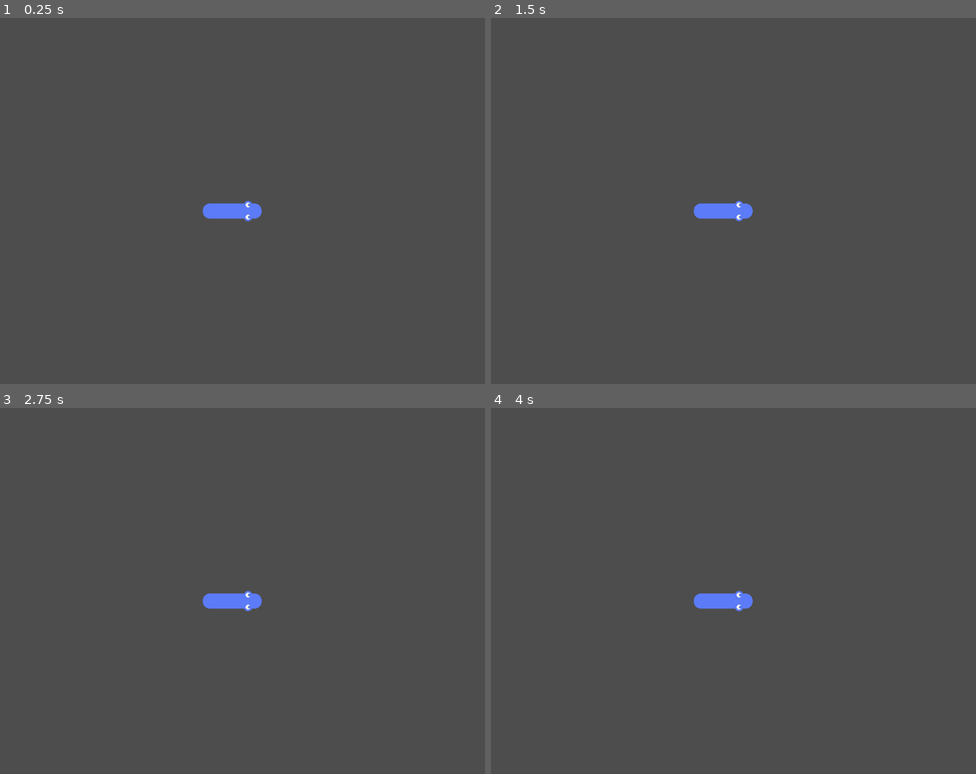
Above: before the commit, frames 1-4 (two rows, left to right).
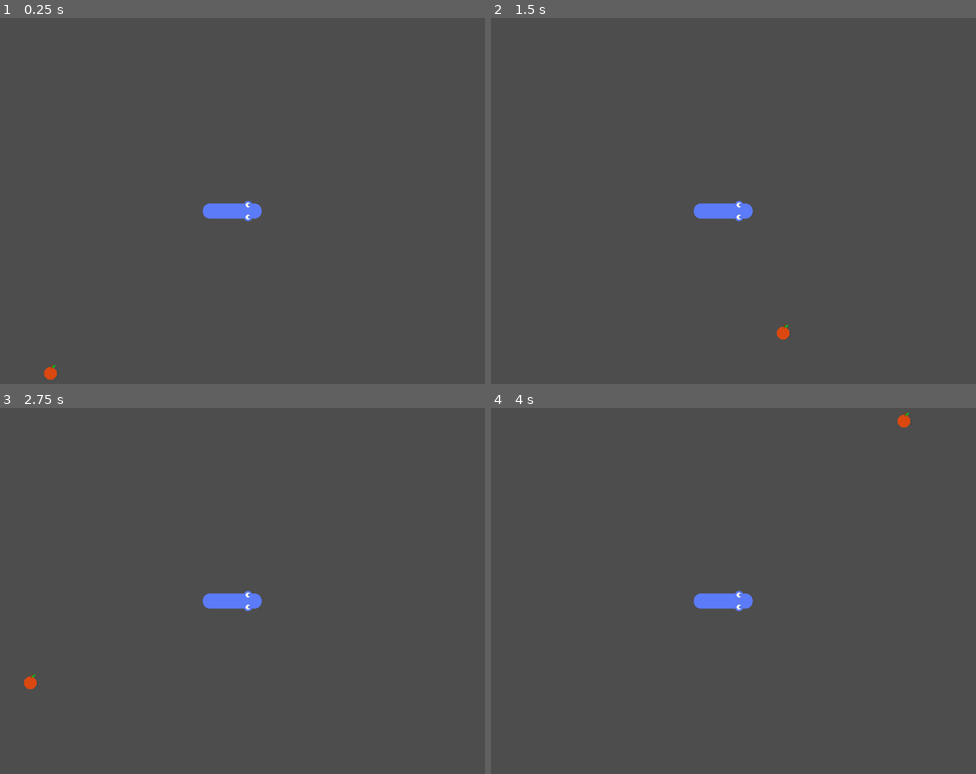
Above: after the commit, the same moments.

Repository: Lmedeiros-leiman/GodotSnakeGame
Game: Godot game, scene res://main.tscn
Same seed, same stepped clock (60 frames per second), same inputs: the game is played once before the commit and once after it.
Inputs:
- Up to frame 1 (0.25 s): no input
- Up to frame 2 (1.5 s): tap Enter at 0.5 s; tap Space at 1.25 s
- Up to frame 3 (2.75 s): no input
- Up to frame 4 (4 s): tap Enter at 2.75 s; tap Space at 3.5 s

The runs differ from the first frame. In frame 1, less than 0.1% of the frame differs, in the area x 9-13%, y 94-99%; in frame 2, less than 0.1%; in frame 3, less than 0.1%, in the area x 4-8%, y 72-77%; in frame 4, less than 0.1%.

Commit message:
adicionado codigo para maca

Diff:
--- a/Node2D.gd
+++ b/Node2D.gd
@@ -50,10 +50,49 @@
 			grid[x].append(null)
 
 	#
-	# players player on the center.
+	# creates player on the center.
 	grid[ (grid.size()/2)   ][ (grid[grid.size()/2].size()/2) ] = "snakefacerigth"
 	grid[grid.size()/2 -1][grid[grid.size()/2].size()/2] = "snakebodyhorizontal"
 	grid[grid.size()/2 -2][grid[grid.size()/2].size()/2] = "snakeendright"
+
+
+func add_apple() -> bool:
+
+	var gridCopy = grid.duplicate()
+
+	while (true):
+		var x = randi() % gridCopy.size() -1
+		var y = randi() % gridCopy[x].size() -1
+
+		var formatedString = "TENTANDO COLOCAR MAÇA EM (%s , %s )" % [x,y]
+		print(formatedString)
+		if gridCopy.size()-1 < 1:
+			gridCopy = null
+			return false
+			break # if the gridcopy is empty / there is no space for an apple.
+
+
+		if (gridCopy[x][y] != null):
+				push_error("FRACASOU.")
+				# if the current space is already filled.
+				gridCopy[x].pop_at(y)
+				# if the entire row is filled.
+				if (gridCopy[x].count() < 1):
+					gridCopy.pop_at(x)
+					#if end;
+		else:
+			print("SUCESSO.")
+			# if the current space is empty place our apple!
+			grid[x][y] = "apple"
+			gridCopy = null # removes array copy from memory
+			# atleast i hope so... godot is funny.
+			return true
+			break # we have our apple!
+
+	# if the loop ever breaks... by some god like interference.
+	push_error("ALGO DEU ERRADO. O LOOP ADD_APPLE QUEBROU.")
+	gridCopy = null
+	return false
 
 
 
@@ -83,11 +122,16 @@
 
 func _ready():
 	restart_game()
+
+	add_apple()
+
+	# this should ALWAYS be the last thing to process.
 	redraw_arena()
+	pass
 
 
-	pass
-
+var current_time = 0
+var delay_duration = 1
 func _process(_delta):
 	# pegar e validar movimento
 	# aplicar movimento
@@ -95,4 +139,18 @@
 
 	# colocar um delay de 1s? menos?
 	# atualizar tela
+
+	#testing the apple randomness
+	current_time += _delta
+
+	if current_time > delay_duration:
+		restart_game()
+		add_apple()
+
+		redraw_arena()
+
+		current_time = 0
+
+
+
 	pass
